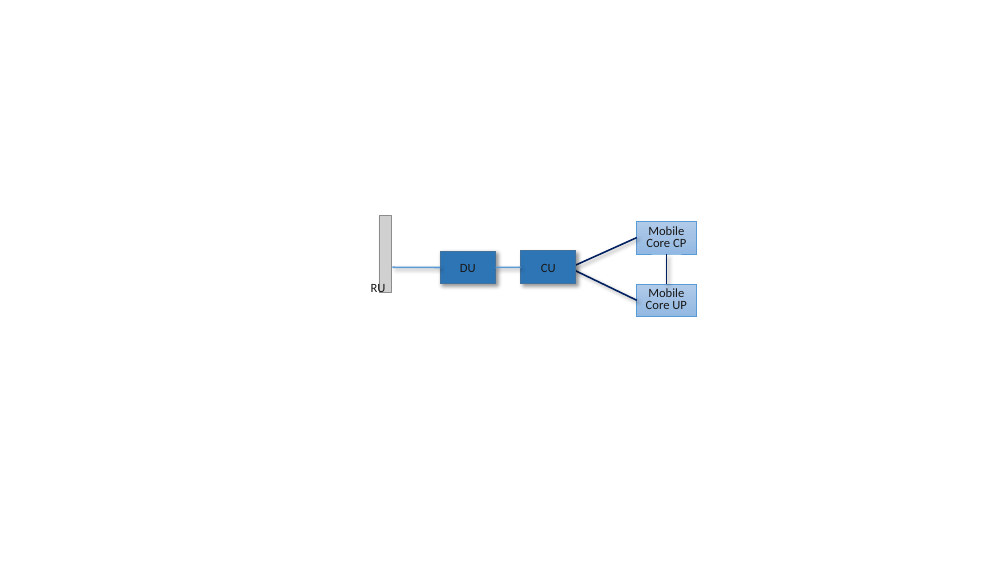
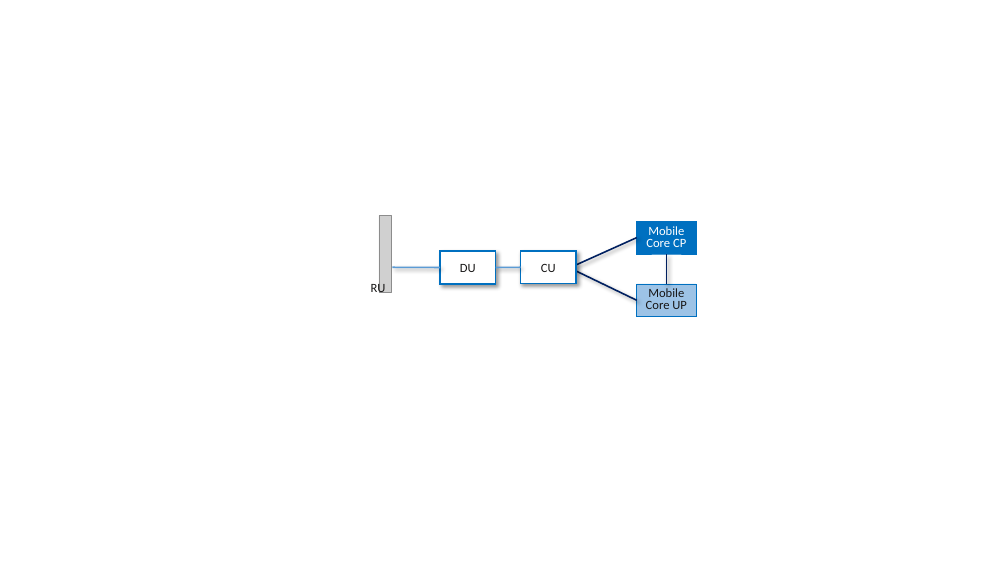
Before and after one commit to SystemsApproach/private5g, a slide deck: slide 7 of figures/sdn/figures.pptx. Drawn at 1008x567 pixels with LibreOffice and Linux fonts; fonts in the diff are those of the drawing; grey boxes stand for pictures. Boxes give left, top, right and bottom in pixels: in the first picture for what was removed or moved away, otherwise in the second. Text is boxed around its words. In the diff, an @@ line names an element or a change of style, - is before the commit and + after.

```diff
--- a/figures/sdn/figures.pptx
+++ b/figures/sdn/figures.pptx
@@ rectangle "Mobile Core CP" at (637, 222, 696, 254): text colour #181717 to #FFFFFF; fill gradient #B1CBE9 to #A3C1E5 to #93B9E4 to #0070C0; outline #5B9BD5 0.5 pt to #0070C0 0.5 pt @@
@@ rectangle "DU" at (440, 251, 495, 284): fill #2E75B6 to #FFFFFF; outline #43739E 1 pt to #0070C0 1.5 pt @@
@@ rectangle "CU" at (521, 251, 576, 284): fill #2E75B6 to #FFFFFF; outline #43739E 1 pt to #0070C0 1.5 pt @@
@@ rectangle "Mobile Core UP" at (637, 284, 696, 316): fill gradient #B1CBE9 to #A3C1E5 to #93B9E4 to #9DC3E6; outline #5B9BD5 0.5 pt to #0070C0 0.5 pt @@
```
Also in this commit, not shown: 8 other slides changed, 10 other files.
